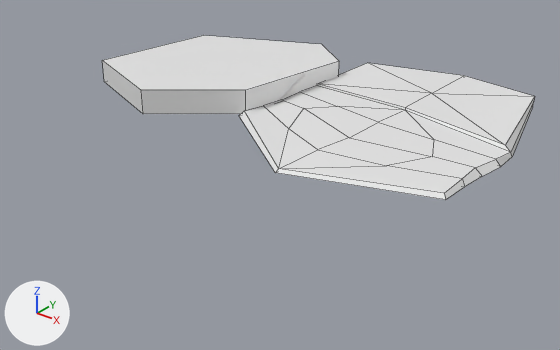
Two versions of the FBX model TheFogGrowsStronger/Assets/Art/Models/Environment/untitled.fbx, one commit apart.
Before and after are seen from a 50 mm lens placed at (34.6, -68.9, 27.7), pointed at (-6.4, -17.6, -4.1). Every picture has the same lights, and +X, +Y and +Z are marked at lower left. Mesh edges are drawn as thin lines on the coarser meshes. Where no turn or scale is listed for an object, it has been applied to the vertices.
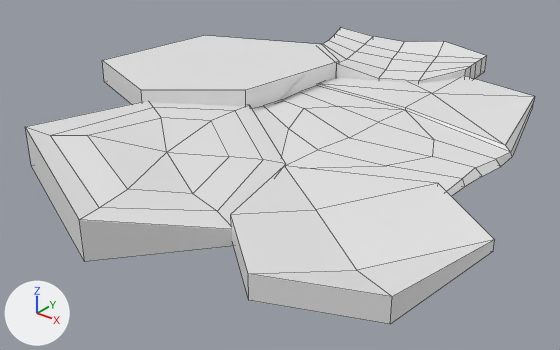
Where the change shows, as pixel boxes [x1, y1, x2, y2] in the pictures (560 x 350 px):
'Cylinder.002', added
    after: [25, 102, 286, 262]
'Cylinder.004', added
    after: [231, 166, 495, 324]
'Cylinder.003', added
    after: [322, 27, 487, 84]

Patch to the scene script:
```diff
--- a/TheFogGrowsStronger/Assets/Art/Models/Environment/untitled.fbx.py
+++ b/TheFogGrowsStronger/Assets/Art/Models/Environment/untitled.fbx.py
@@ me_cylinder_002 @@
+me_cylinder_002.from_pydata(...)  # 25 vertices, 25 faces; spans x -8.6..14.4, y -17.0..9.2, z -1.3..2.4
@@ me_cylinder_003 @@
+me_cylinder_003.from_pydata(...)  # 50 vertices, 48 faces; spans x 0.9..18.5, y -16.7..-1.6, z -0.9..2.2
@@ me_cylinder_004 @@
+me_cylinder_004.from_pydata(...)  # 16 vertices, 18 faces; spans x -6.3..12.0, y -11.1..8.3, z -1.0..1.0
@@ ob_cylinder_002 @@
+ob_cylinder_002 = bpy.data.objects.new('Cylinder.002', me_cylinder_002)
+ob_cylinder_002.location = (-12.35, -24.46, 0.0)
@@ ob_cylinder_003 @@
+ob_cylinder_003 = bpy.data.objects.new('Cylinder.003', me_cylinder_003)
+ob_cylinder_003.location = (-18.2, 13.58, 0.63)
@@ ob_cylinder_004 @@
+ob_cylinder_004 = bpy.data.objects.new('Cylinder.004', me_cylinder_004)
+ob_cylinder_004.location = (4.97, -27.03, 0.0)
```
